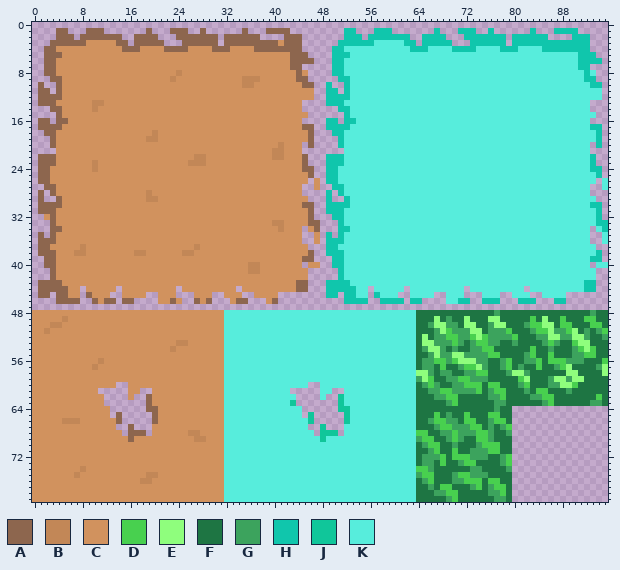
Sprite sheet: RPG/with_water.png. The picture above was drawn from the file before the commit.
The file is 96x80 pixels.
Palette (. is transparent): A #8d664e  B #c28757  C #d1925e  D #48d04f  E #8ffe7d  F #1e7543  G #3ca35d  H #10c6ac  J #10c69a  K #57eddc
After:
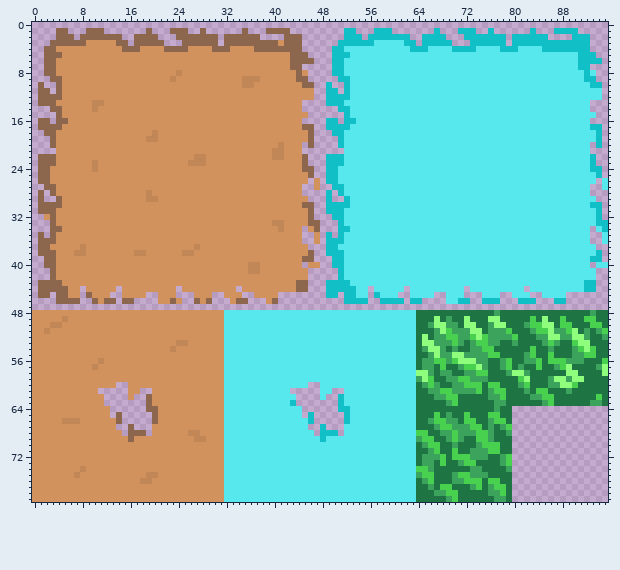
Changes in this commit:
colour H: #10c6ac -> #10c0c6
colour K: #57eddc -> #57e8ed
Changed rows in their new state; - is a pixel that keeps its letter.
first column x 43:
62 --------H-
63 H-------H-
64 --------HH
65 ---H-----H
66 ---H-----H
67 -----H----
68 -----HHH--
69 -----H----
Where, in picture pixels (left, top, right, bottom), the same in both pictures:
changed: (224, 28, 608, 502)
